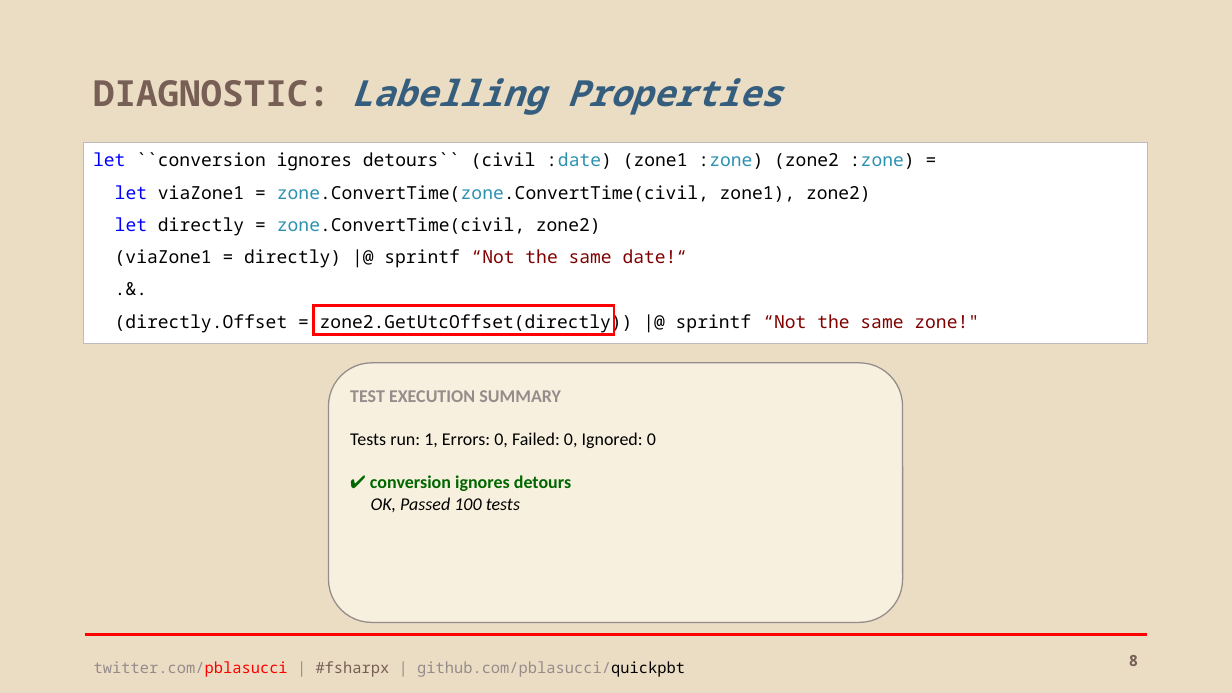
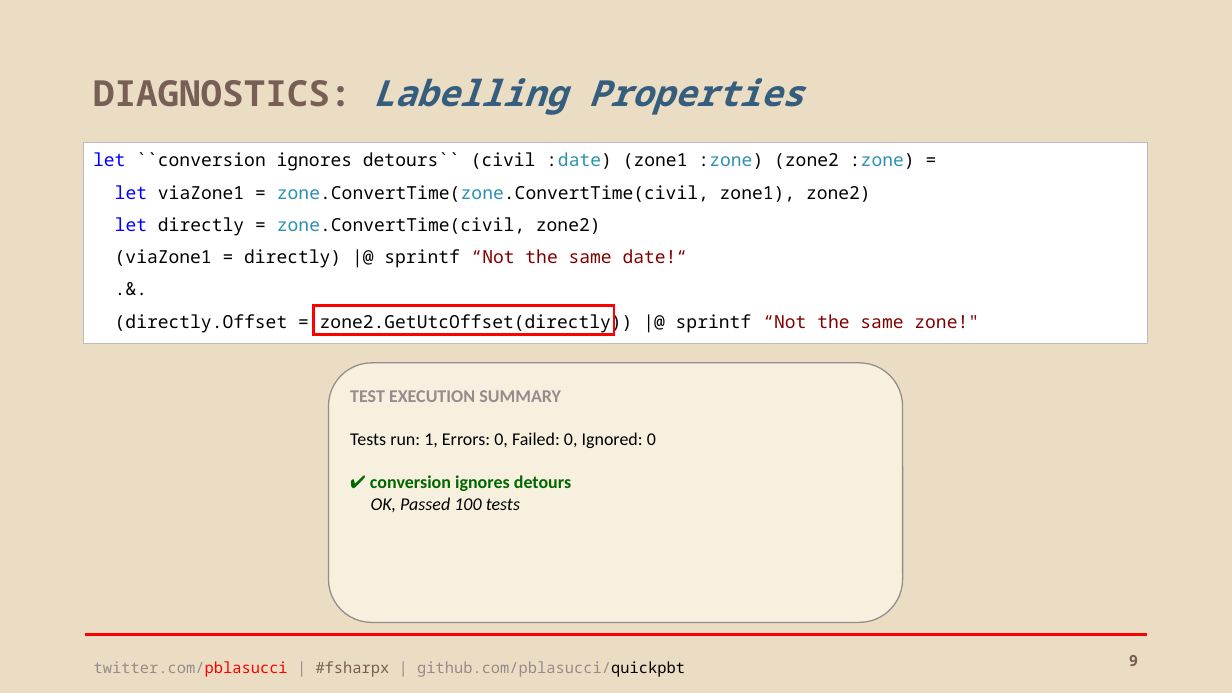
Before and after one commit to pblasucci/quickpbt, a slide deck: slide 9 of quickpbt.pptx (slide 8 before the commit). Drawn at 1232x693 pixels with LibreOffice and Linux fonts; fonts in the diff are those of the drawing. Boxes give left, top, right and bottom in pixels: in the first picture for what was removed or moved away, otherwise in the second. Text is boxed around its words. In the diff, an @@ line names an element or a change of style, - is before the commit and + after.

```diff
--- a/quickpbt.pptx
+++ b/quickpbt.pptx
@@ title at (93, 78, 803, 115): text changed @@
-DIAGNOSTIC: Labelling Properties
+DIAGNOSTICS: Labelling Properties
```
Also in this commit, not shown: 1 other slide changed, 1 slide added, 1 other file.
